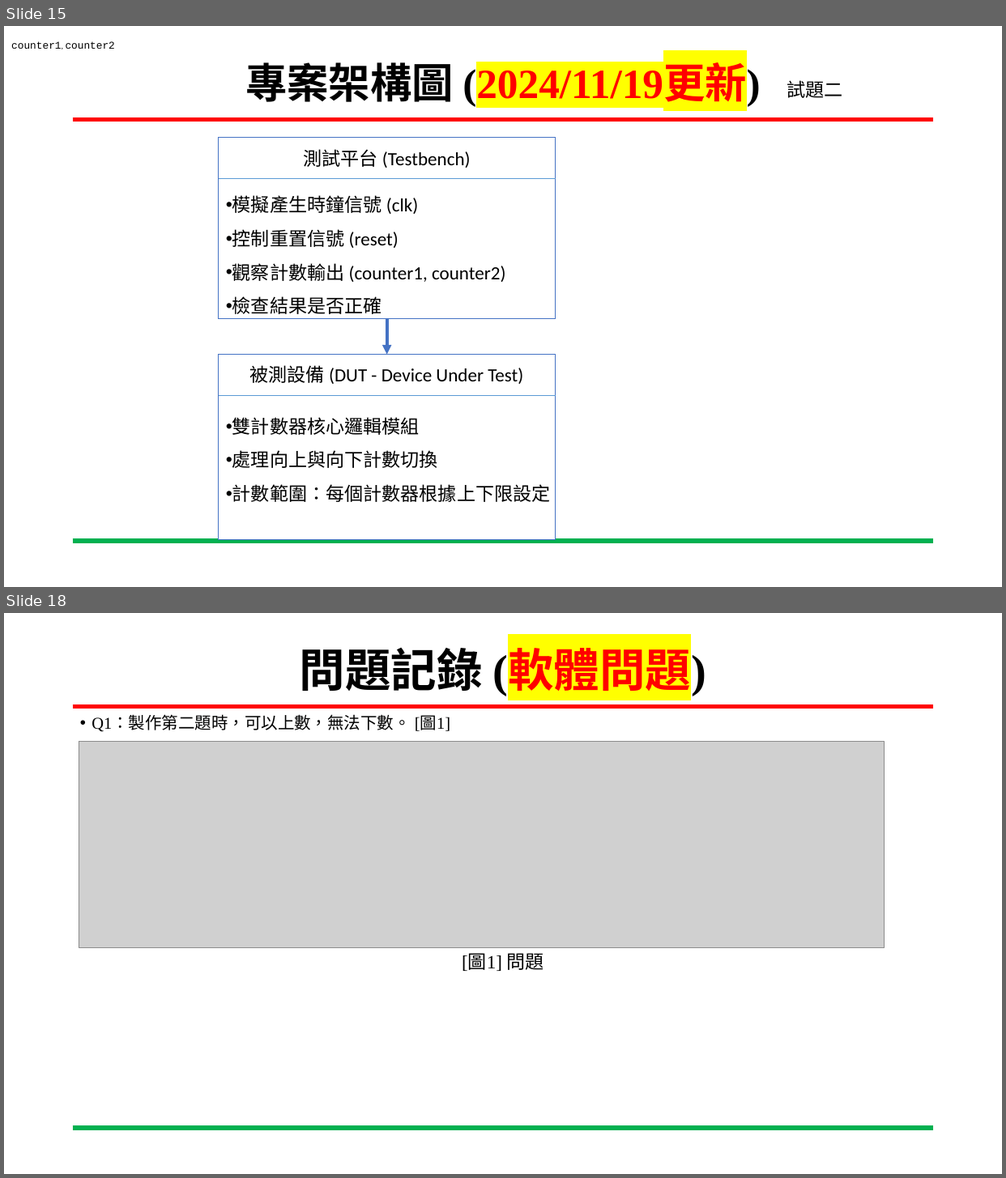
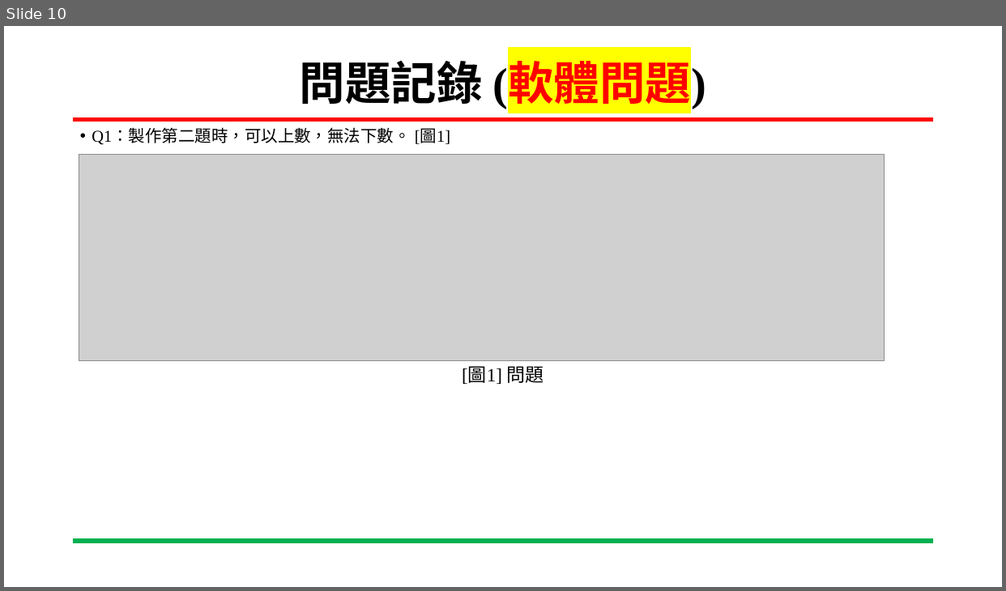
Before and after one commit to wsy0331/SOC_Lab_Exercises, a slide deck: 專案進度報告_吳紹郁_20241121.pptx. Shown one above the other, each under a label of ours: slides 15 and 18 before the commit, slide 10 after it; the slides between them are not shown. The pictures are 1006x1178 and 1006x591 pixels, drawn with LibreOffice and Linux fonts; fonts in the diff are those of the drawing; grey boxes stand for pictures; background and template pictures are left out. Boxes give left, top, right and bottom in pixels: in the first picture for what was removed or moved away, otherwise in the second. Text is boxed around its words. In the diff, an @@ line names an element or a change of style, - is before the commit and + after.

```diff
--- a/專案進度報告_吳紹郁_20241121.pptx
+++ b/專案進度報告_吳紹郁_20241121.pptx
@@ slide 15 removed at box(4, 26, 1002, 587), background #FFFFFF; not listed: 2 template elements that a slide beside it also shows @@
@@ text removed at box(11, 41, 115, 49) @@
-counter1, counter2
@@ title removed at box(245, 62, 760, 107) @@
-專案架構圖 (2024/11/19更新)
@@ text removed at box(787, 80, 843, 98) @@
-試題二
@@ rectangle removed at box(219, 138, 556, 318) @@
@@ text removed at box(303, 149, 471, 168) @@
-測試平台 (Testbench)
@@ line removed from (219, 179) to (556, 179) @@
@@ text removed at box(232, 195, 505, 314) @@
-• 模擬產生時鐘信號 (clk)
-• 控制重置信號 (reset)
-• 觀察計數輸出 (counter1, counter2)
-• 檢查結果是否正確
@@ arrow removed from (387, 318) to (387, 355) @@
@@ rectangle removed at box(219, 355, 556, 540) @@
@@ text removed at box(249, 365, 523, 384) @@
-被測設備 (DUT - Device Under Test)
@@ line removed from (219, 396) to (556, 396) @@
@@ text removed at box(232, 417, 551, 502) @@
-• 雙計數器核心邏輯模組
-• 處理向上與向下計數切換
-• 計數範圍：每個計數器根據上下限設定
@@ what was slide 18 is now slide 10 @@
```
Also in this commit, not shown: 4 slides changed, 4 slides added, 12 other slides removed, 3 other files.
